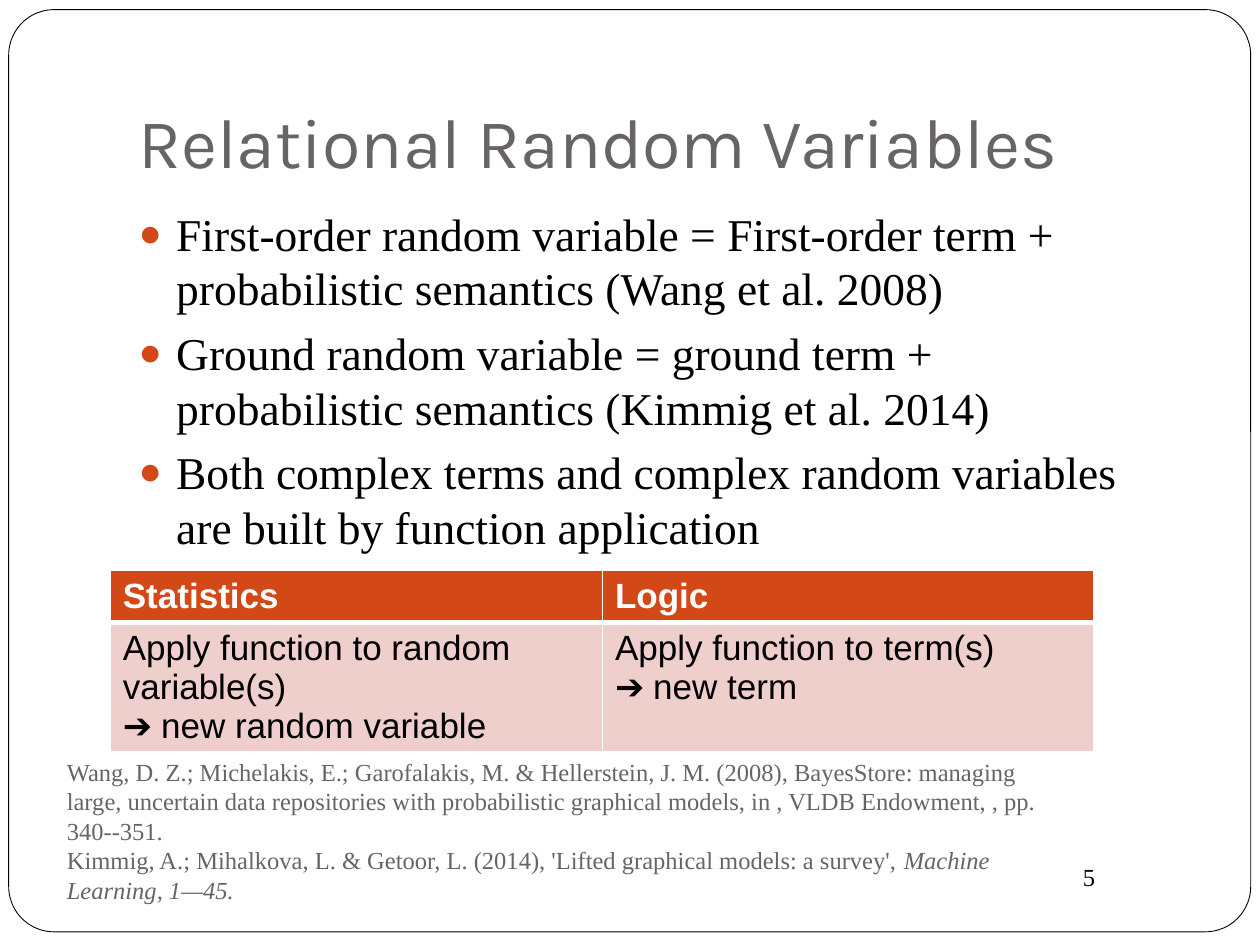
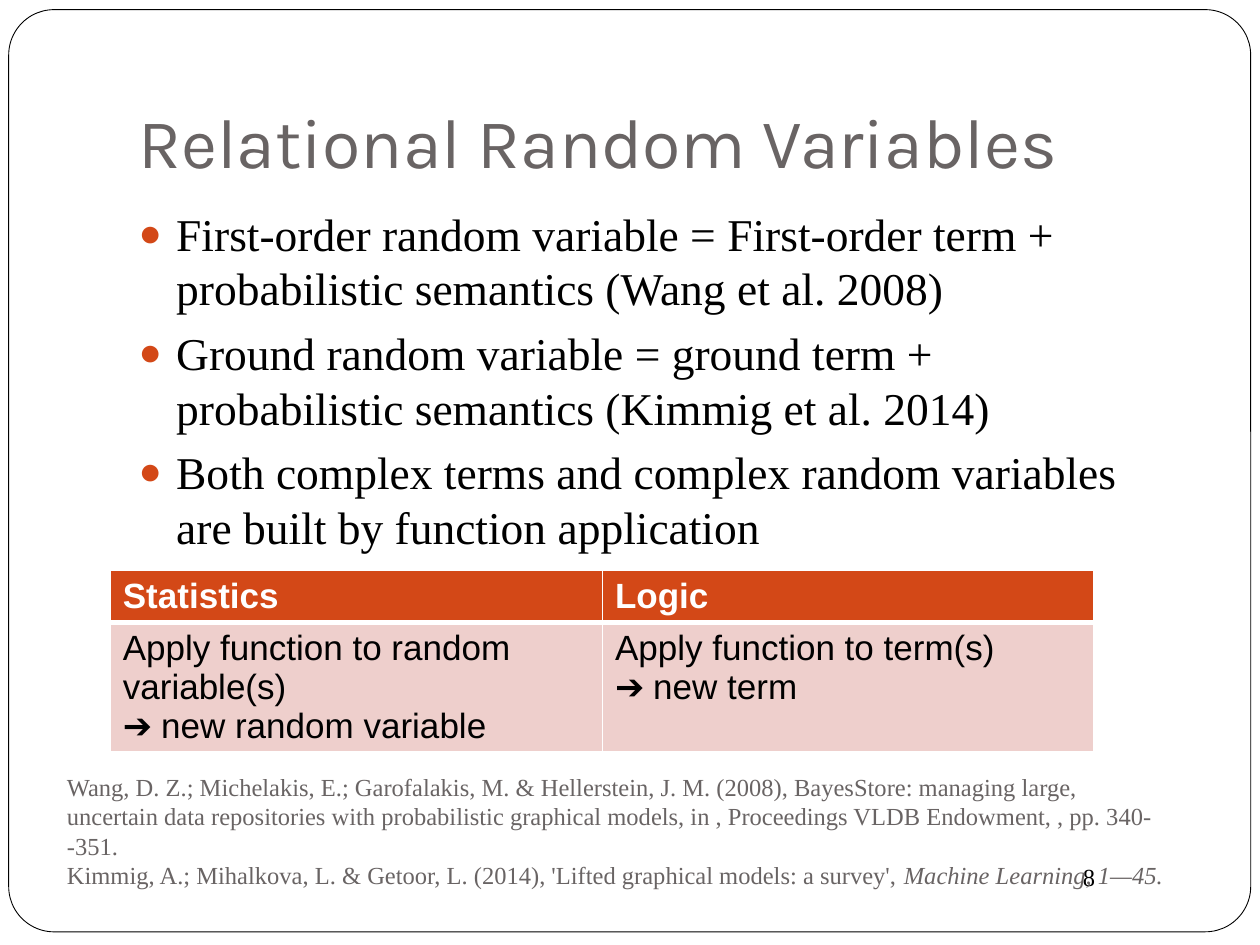
Before and after one commit to oschulte/srl-tutorial-slides, a slide deck: slide 8 of ch2-fo-bayes-nets.pptx (slide 5 before the commit). Drawn at 1260x945 pixels with LibreOffice and Linux fonts; fonts in the diff are those of the drawing. Boxes give left, top, right and bottom in pixels: in the first picture for what was removed or moved away, otherwise in the second. Text is boxed around its words. In the diff, an @@ line names an element or a change of style, - is before the commit and + after.

Commit message:
adding ch2 with data query examples

```diff
--- a/ch2-fo-bayes-nets.pptx
+++ b/ch2-fo-bayes-nets.pptx
@@ text at box(67, 779, 1151, 856): text changed @@
-Wang, D. Z.; Michelakis, E.; Garofalakis, M. & Hellerstein, J. M. (2008), BayesStore: managing large, uncertain data repositories with probabilistic graphical models, in , VLDB Endowment, , pp. 340--351.
+Wang, D. Z.; Michelakis, E.; Garofalakis, M. & Hellerstein, J. M. (2008), BayesStore: managing large, uncertain data repositories with probabilistic graphical models, in , Proceedings VLDB Endowment, , pp. 340--351.
@@ page number at box(1083, 869, 1095, 888): text changed @@
-5
+8
```
Also in this commit, not shown: 12 other slides changed, 13 slides added, 2 slides removed.
